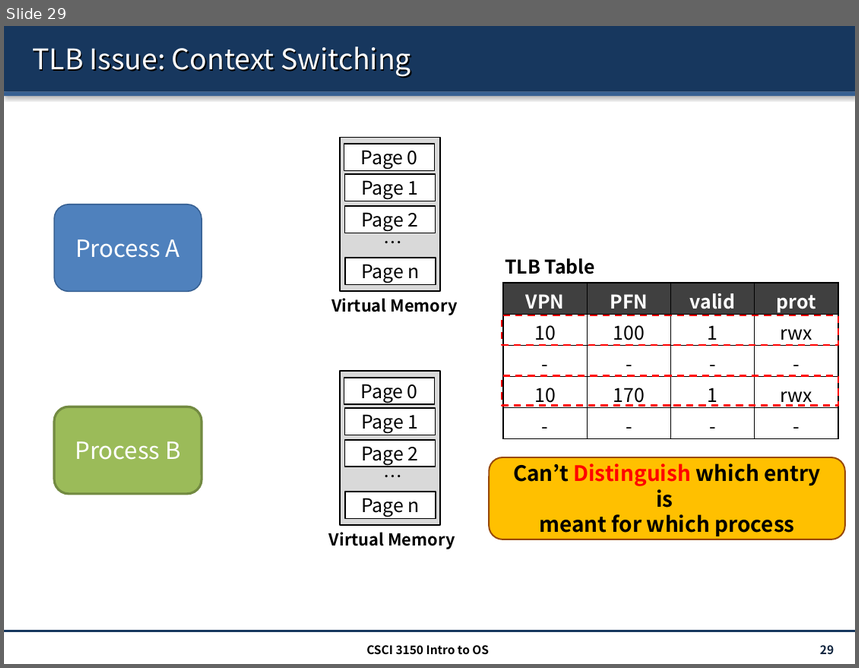
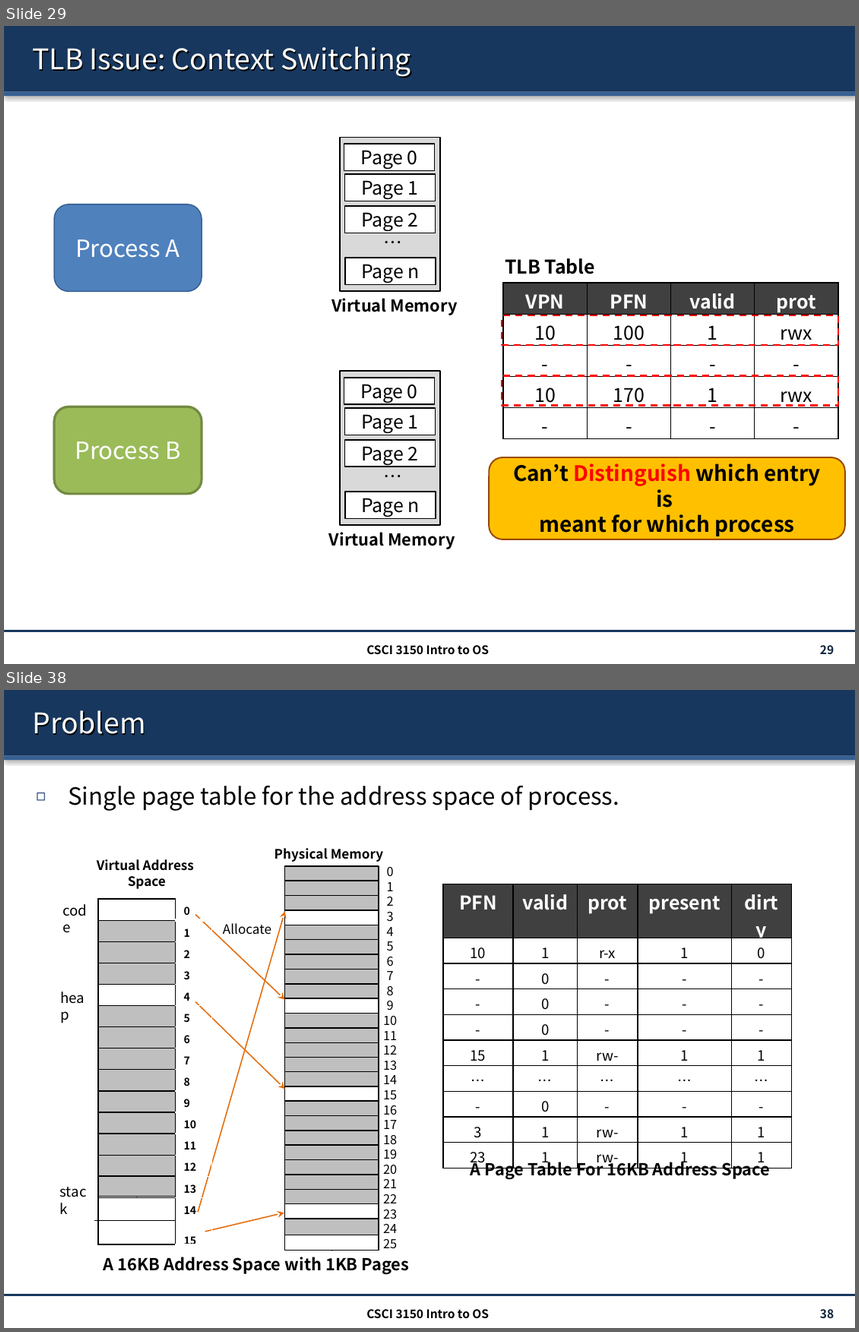
Before and after one commit to henryhxu/CSCI3150, a slide deck: lecture/lec11_paging.pptx. Shown one above the other, each under a label of ours: slide 29 before the commit, slides 29 and 38 after it; the slides between them are not shown. The pictures are 859x668 and 859x1332 pixels, drawn with LibreOffice and Linux fonts; fonts in the diff are those of the drawing. Boxes give left, top, right and bottom in pixels: in the first picture for what was removed or moved away, otherwise in the second. Text is boxed around its words. In the diff, an @@ line names an element or a change of style, - is before the commit and + after.

```diff
--- a/lecture/lec11_paging.pptx
+++ b/lecture/lec11_paging.pptx
@@ slide 38 added at (4,690,855,1328), background #FFFFFF; not listed: 3 template elements that a slide beside it also shows @@
@@ title added at (32,711,145,736), 24 pt, text #FFFFFF @@
+Problem
@@ text added at (68,786,620,811), 20 pt, text #000000 @@
+◻ Single page table for the address space of process.
@@ text added at (275,848,383,862), 11 pt, text #000000, bold @@
+Physical Memory
@@ text added at (97,859,194,889), 11 pt, text #000000, bold @@
+Virtual Address
+Space
@@ table added at (443,884,792,1170), 10 rows, 5 columns @@
+PFN | valid | prot | present | dirty
+10 | 1 | r-x | 1 | 0
+- | 0 | - | - | -
+- | 0 | - | - | -
+- | 0 | - | - | -
+15 | 1 | rw- | 1 | 1
+… | … | … | … | …
+- | 0 | - | - | -
+3 | 1 | rw- | 1 | 1
+23 | 1 | rw- | 1 | 1
@@ text added at (54,897,103,923), 12 pt, text #000000 @@
+code
@@ table added at (98,900,212,1247), 15 rows, 2 columns @@
+ | 0
+ | 1
+ | 2
+ | 3
+ | 4
+ | 5
+ | 6
+ | 7
+ | 8
+ | 9
+ | 10
+ | 11
+ | 12
+ | 13
+ | 14 / 15
@@ arrow added from (196, 915) to (285, 1000), #E46C0A 1 pt @@
@@ arrow added from (198, 1213) to (285, 911), #E46C0A 1 pt @@
@@ text added at (223,923,272,935), 11 pt, text #000000 @@
+Allocate
@@ text added at (53,985,102,1010), 12 pt, text #000000 @@
+heap
@@ arrow added from (196, 1002) to (285, 1089), #E46C0A 1 pt @@
@@ text added at (471,1159,771,1180), 14 pt, text #000000, bold @@
+A Page Table For 16KB Address Space
@@ text added at (52,1179,102,1205), 12 pt, text #000000 @@
+stack
@@ rectangle added at (98,1177,176,1198), fill #BFBFBF, outline #000000 1 pt @@
@@ arrow added from (205, 1232) to (284, 1214), #E46C0A 1 pt @@
@@ line added from (94, 1221) to (176, 1221), #000000 1 pt @@
@@ group added at (285,866,379,1251): 25 rectangles @@
@@ rectangle added at (285,1236,379,1251), fill #FFFFFF, outline #000000 1 pt @@
@@ text added at (104,1257,410,1275), 14 pt, text #000000, bold @@
+A 16KB Address Space with 1KB Pages
@@ text added at (367,1309,489,1319), 10 pt, text #000000, bold @@
+CSCI 3150 Intro to OS
@@ page number added at (820,1309,834,1319), 10 pt, text #0F243E, bold @@
+38
```
Also in this commit, not shown: 7 slides changed, 23 other slides added.
